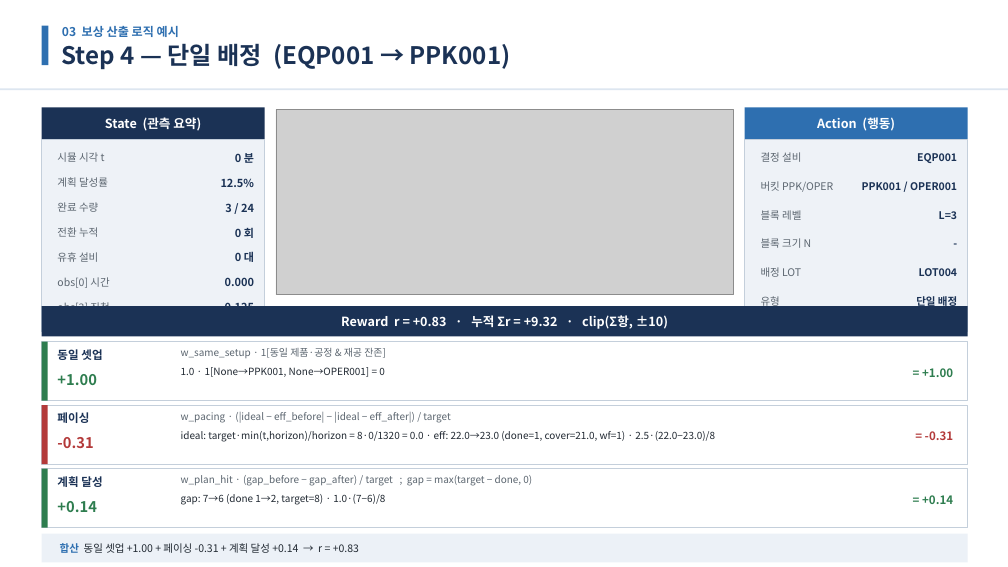
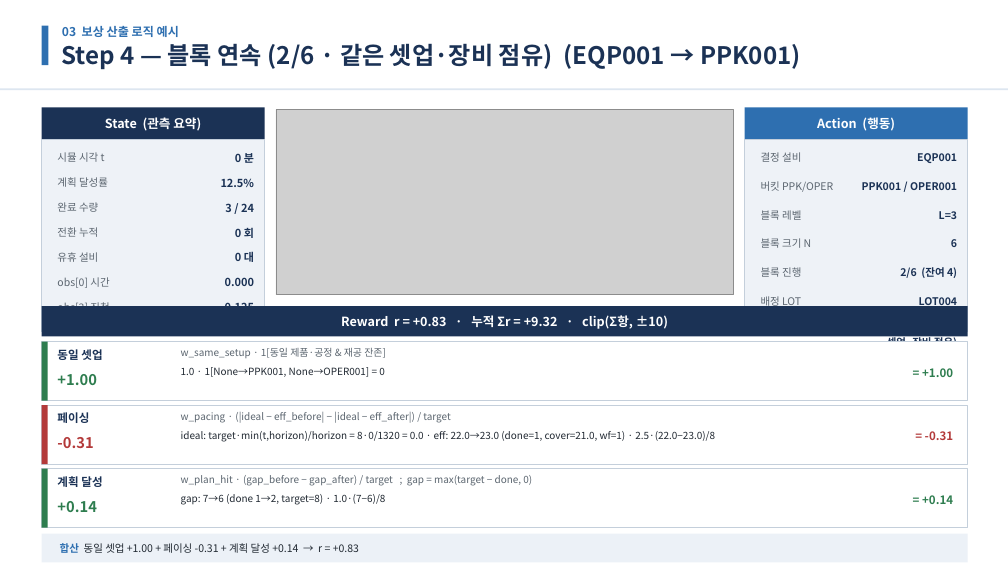
Before and after one commit to relighting123/pjt_scheduling, a slide deck: slide 15 of docs/BulkFill_스케줄링_발표자료.pptx. Drawn at 1008x567 pixels with LibreOffice and Linux fonts; fonts in the diff are those of the drawing; grey boxes stand for pictures. Boxes give left, top, right and bottom in pixels: in the first picture for what was removed or moved away, otherwise in the second. Text is boxed around its words. In the diff, an @@ line names an element or a change of style, - is before the commit and + after.

```diff
--- a/docs/BulkFill_스케줄링_발표자료.pptx
+++ b/docs/BulkFill_스케줄링_발표자료.pptx
@@ text at (x1=61, y1=43, x2=801, y2=70): text changed @@
-Step 4 — 단일 배정 (EQP001 → PPK001)
+Step 4 — 블록 연속 (2/6 · 같은 셋업·장비 점유) (EQP001 → PPK001)
@@ text removed at (x1=843, y1=236, x2=960, y2=259) @@
--
@@ text added at (x1=951, y1=239, x2=957, y2=247), 10 pt, text #1B3255, bold @@
+6
@@ text added at (x1=761, y1=267, x2=801, y2=277), 10 pt, text #5C6670 @@
+블록 진행
@@ text added at (x1=900, y1=267, x2=957, y2=278), 10 pt, text #1B3255, bold @@
+2/6 (잔여 4)
@@ text removed at (x1=916, y1=294, x2=957, y2=308) @@
-단일 배정
@@ 3 texts moved together from (x1=761, y1=267, x2=957, y2=308) to (x1=761, y1=296, x2=957, y2=337) @@
@@ text added at (x1=863, y1=335, x2=957, y2=342), 10 pt, text #1B3255, bold @@
+블록 연속 (2/6 · 같은 셋업·장비 점유)
```
Also in this commit, not shown: 5 other slides changed, 10 other files.
